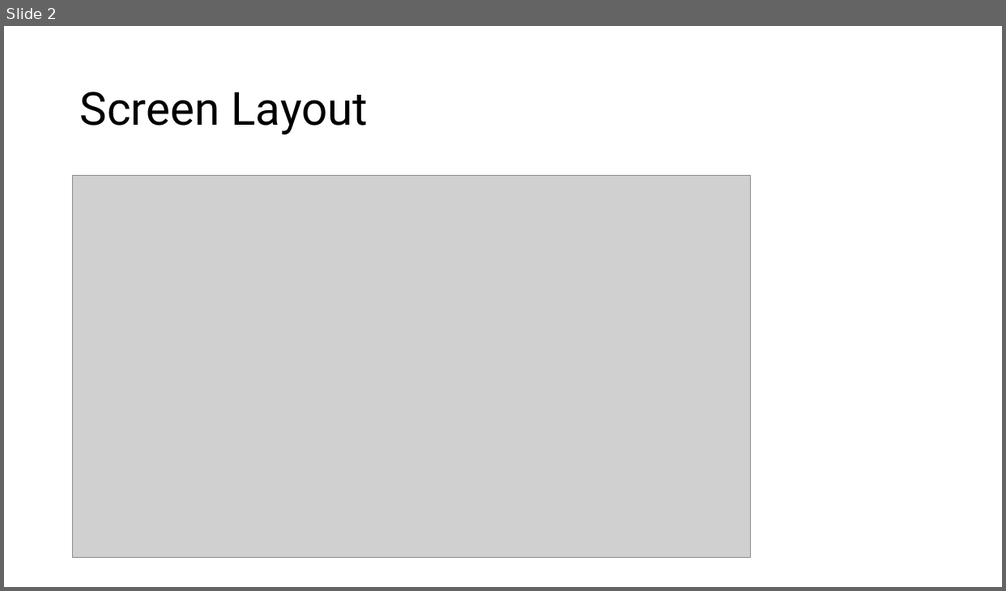
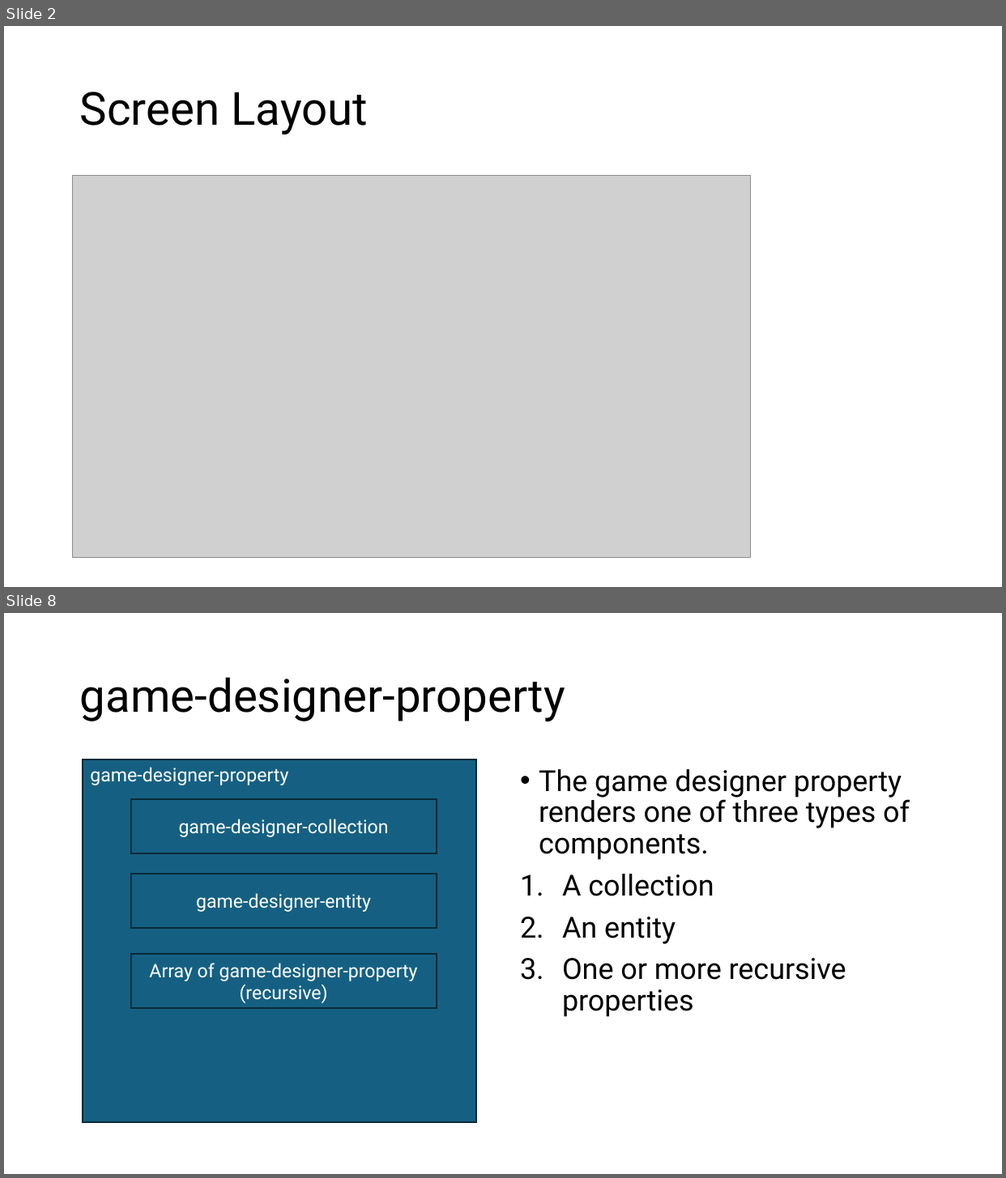
Before and after one commit to marcjohnston/AngbandOS, a slide deck: Documents/Game Designer.pptx. Shown one above the other, each under a label of ours: slide 2 before the commit, slides 2 and 8 after it; the slides between them are not shown. The pictures are 1006x591 and 1006x1178 pixels, drawn with LibreOffice and Linux fonts; fonts in the diff are those of the drawing; grey boxes stand for pictures. Boxes give left, top, right and bottom in pixels: in the first picture for what was removed or moved away, otherwise in the second. Text is boxed around its words. In the diff, an @@ line names an element or a change of style, - is before the commit and + after.

```diff
--- a/Documents/Game Designer.pptx
+++ b/Documents/Game Designer.pptx
@@ slide 8 added at (4,613,1002,1174), background #FFFFFF @@
@@ title added at (80,677,565,722), 44 pt, text #000000 @@
+game-designer-property
@@ rectangle added at (83,760,476,1123), fill #156082, outline #092A39 1.5 pt, 18 pt, text #FFFFFF @@
+game-designer-property
@@ text added at (539,769,910,1017), 28 pt, text #000000 @@
+• The game designer property renders one of three types of components.
+1. A collection
+2. An entity
+3. One or more recursive properties
@@ rectangle added at (131,799,437,854), fill #156082, outline #092A39 1.5 pt, 18 pt, text #FFFFFF @@
+game-designer-collection
@@ rectangle added at (131,875,437,928), fill #156082, outline #092A39 1.5 pt, 18 pt, text #FFFFFF @@
+game-designer-entity
@@ rectangle added at (131,954,437,1008), fill #156082, outline #092A39 1.5 pt, 18 pt, text #FFFFFF @@
+Array of game-designer-property (recursive)
```
Also in this commit, not shown: 7 other slides added, 1 slide removed, 1 other file.
